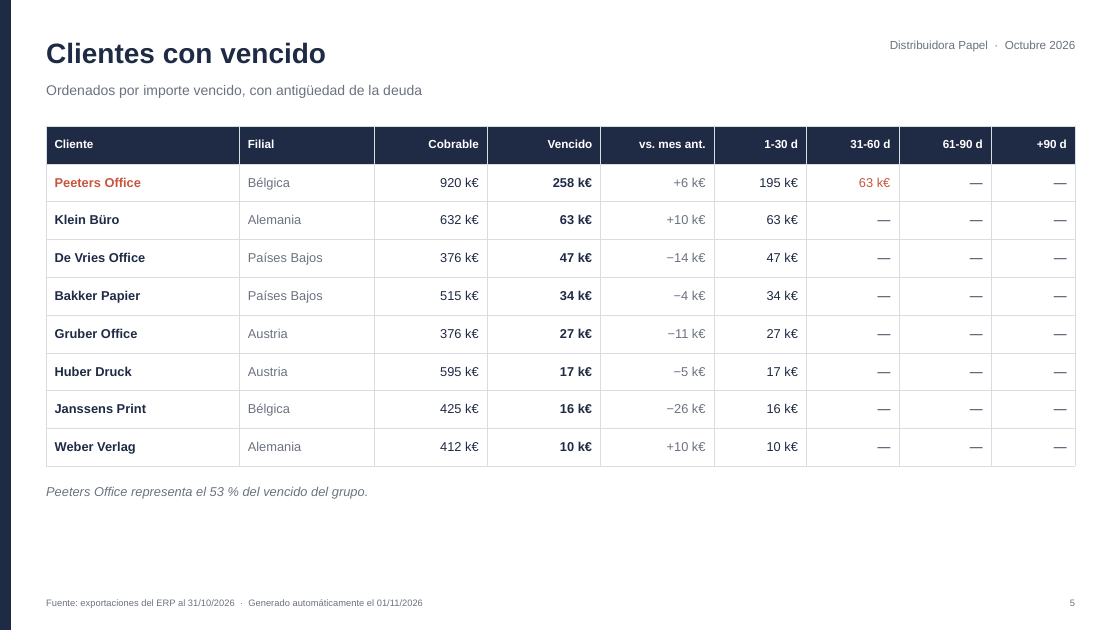
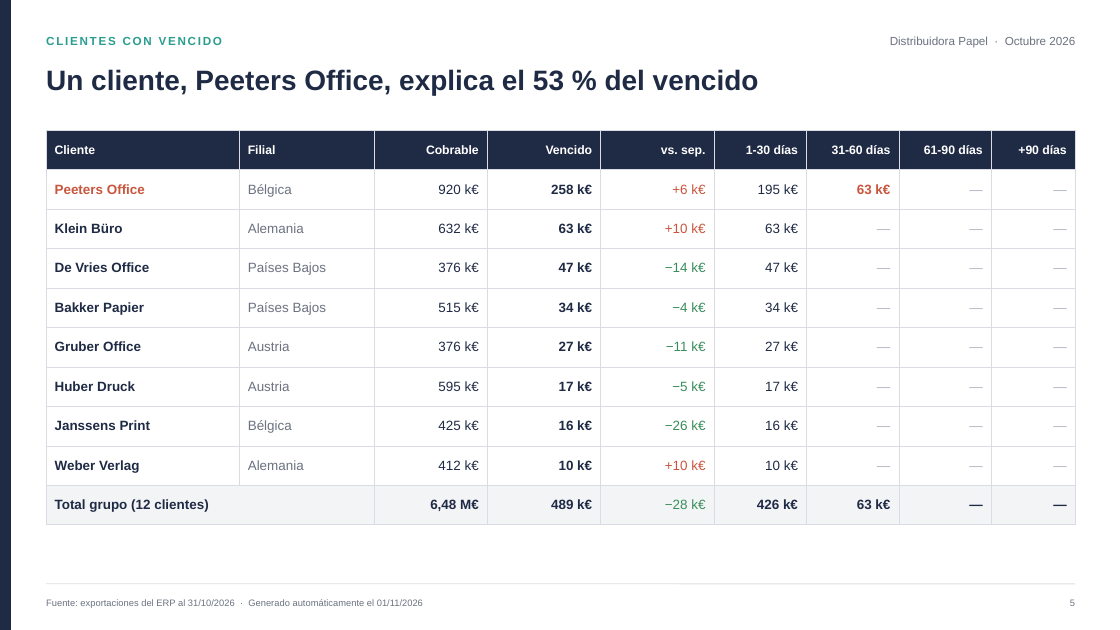
Before and after one commit to matibanak/deyta-demos, a slide deck: slide 5 of informe-mensual/ejemplo/Informe_credito_2026-10.pptx. Drawn at 1120x630 pixels with LibreOffice and Linux fonts; fonts in the diff are those of the drawing. Boxes give left, top, right and bottom in pixels: in the first picture for what was removed or moved away, otherwise in the second. Text is boxed around its words. In the diff, an @@ line names an element or a change of style, - is before the commit and + after.

```diff
--- a/informe-mensual/ejemplo/Informe_credito_2026-10.pptx
+++ b/informe-mensual/ejemplo/Informe_credito_2026-10.pptx
@@ text "Distribuidora Papel · Octubre 2026": place and size @@
-text "Distribuidora Papel · Octubre 2026" at (890, 40, 1075, 52)
+text "Distribuidora Papel · Octubre 2026" at (890, 36, 1075, 48)
@@ text at (46, 37, 222, 45): text changed; size 24 to 10 pt; text colour #1F2A44 to #2A9D8F @@
-Clientes con vencido
+CLIENTES CON VENCIDO
@@ text at (46, 69, 759, 96): text changed; size 11 to 24 pt; text colour #6B7280 to #1F2A44; bold on; italic off @@
-Peeters Office representa el 53 % del vencido del grupo.
+Un cliente, Peeters Office, explica el 53 % del vencido
@@ text removed at (46, 85, 422, 98) @@
-Ordenados por importe vencido, con antigüedad de la deuda
@@ table at (46, 130, 1075, 516) @@
-row 1: Cliente | Filial | Cobrable | Vencido | vs. mes ant. | 1-30 d | 31-60 d | 61-90 d | +90 d
+row 1: Cliente | Filial | Cobrable | Vencido | vs. sep. | 1-30 días | 31-60 días | 61-90 días | +90 días
+row 10: Total grupo (12 clientes) |  | 6,48 M€ | 489 k€ | −28 k€ | 426 k€ | 63 k€ | — | —
@@ table: place and size @@
-table at (46, 126, 1075, 458)
+table at (46, 130, 1075, 516)
@@ line added from (46, 584) to (1075, 584), #D9DDE3 0.75 pt @@
```
Also in this commit, not shown: 4 other slides changed, 9 other files.
